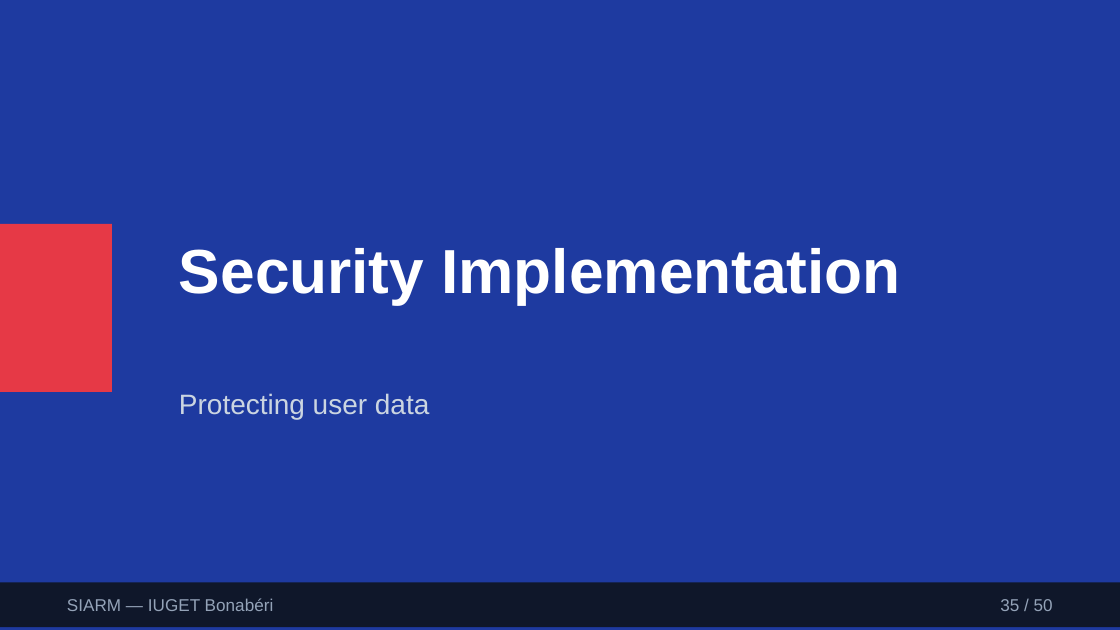
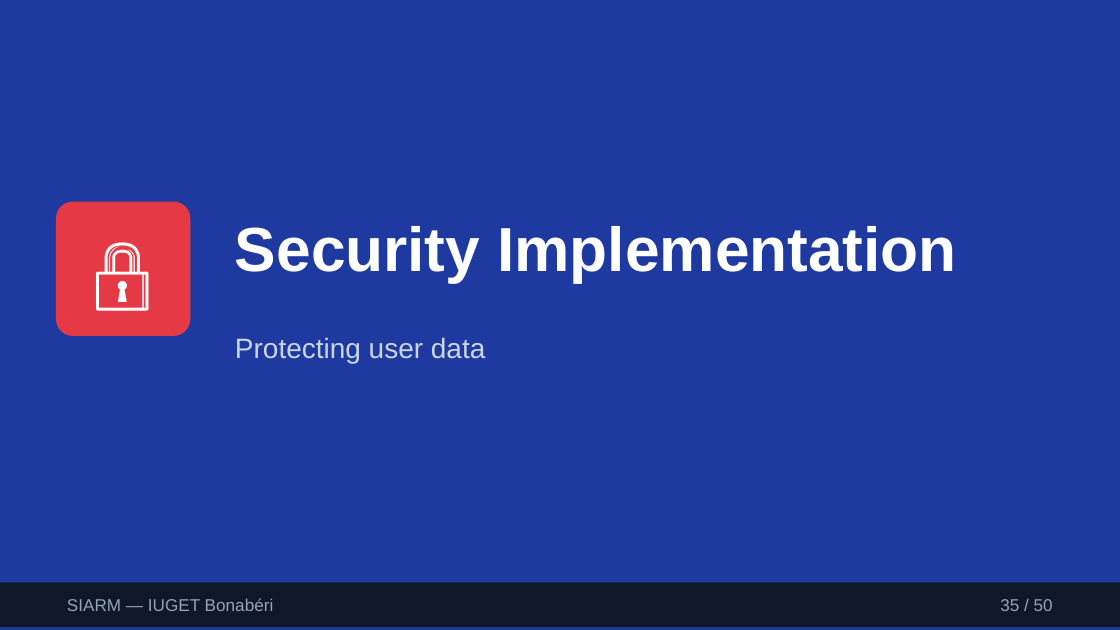
Before and after one commit to leaticiadipocko-wq/schoolproject, a slide deck: slide 35 of deliverables/SIARM-Defense-Presentation.pptx. Drawn at 1120x630 pixels with LibreOffice and Linux fonts; fonts in the diff are those of the drawing. Boxes give left, top, right and bottom in pixels: in the first picture for what was removed or moved away, otherwise in the second. Text is boxed around its words. In the diff, an @@ line names an element or a change of style, - is before the commit and + after.

Commit message:
fix: redesign PowerPoint with visual diagrams and icons instead of text
- Replaced text-heavy bullet points with visual diagrams and icons
- Added before/after comparison slides
- Added flow diagrams for processes (attendance, grades, fees)
- Added phone mockup for mobile learning
- Added browser mockup for landing page
- Added role pyramid visualization
- Added permission matrix grid
- Added timetable grid mockup
- Added chat widget mockup for chatbot
- Used emoji icons throughout for visual appeal

```diff
--- a/deliverables/SIARM-Defense-Presentation.pptx
+++ b/deliverables/SIARM-Defense-Presentation.pptx
@@ text at (56,202,190,336): text added @@
+🔒
@@ text "🔒": place and size @@
-text "🔒" at (0,224,112,392)
+text "🔒" at (56,202,190,336)
@@ text "🔒" at (56,202,190,336): fill #E63946 to none @@
@@ rounded rectangle added at (56,202,190,336), fill #E63946 @@
@@ text "Security Implementation": place and size @@
-text "Security Implementation" at (179,248,900,304)
+text "Security Implementation" at (235,226,956,282)
@@ text "Protecting user data": place and size @@
-text "Protecting user data" at (179,393,429,419)
+text "Protecting user data" at (235,337,485,363)
```
Also in this commit, not shown: 40 other slides changed, 9 slides added, 9 slides removed, 1 other file.
